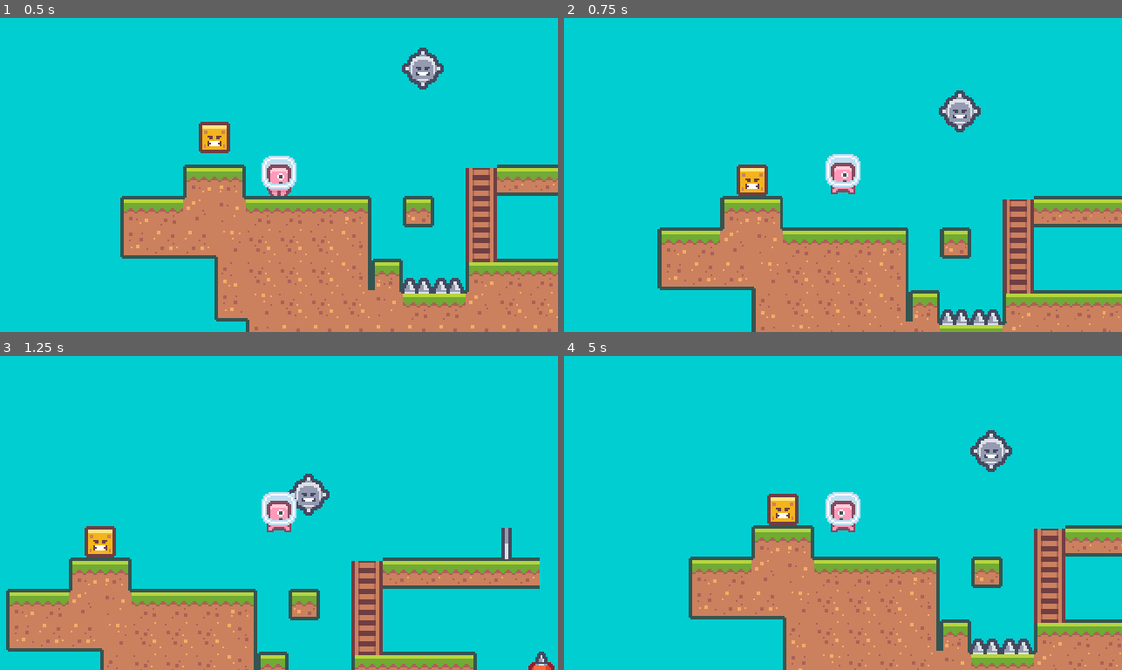
Above: before the commit, frames 1-4 (two rows, left to right).
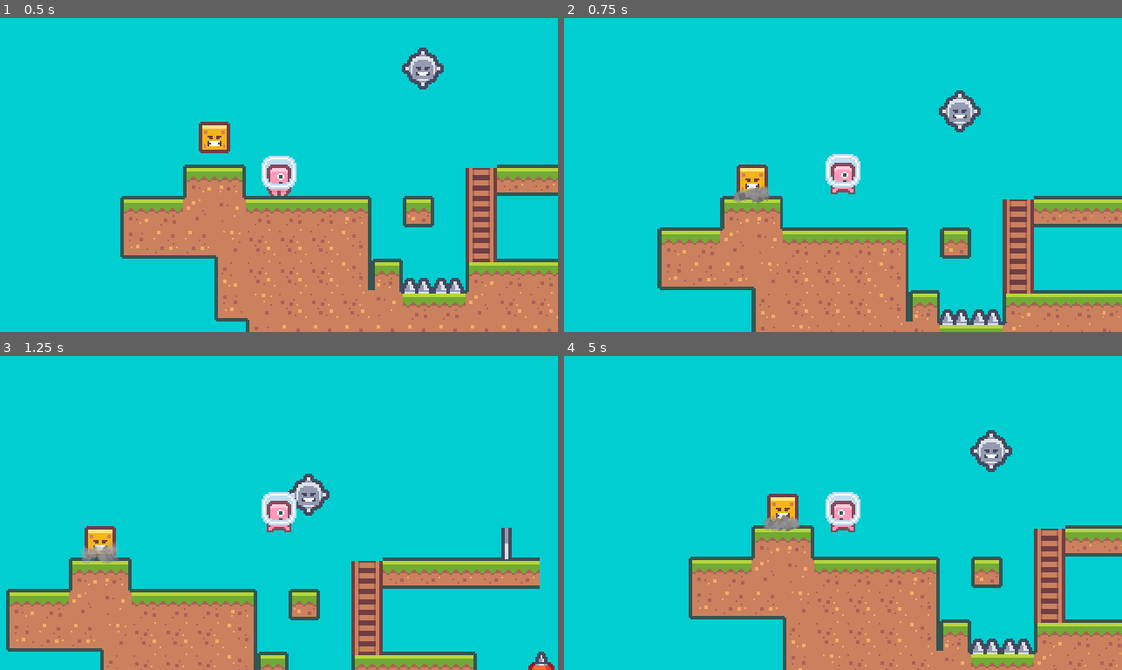
Above: after the commit, the same moments.

Repository: elbow667/PixelPlatformerG4
Game: Godot game, scene res://Scenes/world.tscn
Same seed, same stepped clock (60 frames per second), same inputs: the game is played once before the commit and once after it.
Inputs:
- Up to frame 1 (0.5 s): no input
- Up to frame 2 (0.75 s): tap Enter (ui_accept) at 0.5 s; hold D (ui_right) from 0.53 s (still down)
- Up to frame 3 (1.25 s): keep holding D (ui_right); tap Enter (ui_accept) at 0.77 s
- Up to frame 4 (5 s): tap Enter (ui_accept) at 1.52, 3.02, 3.77, 4.52 s; release D (ui_right) at 2.03 s; hold A (ui_left) 2.03-2.78 s; hold D (ui_right) 2.78-4.28 s; hold A (ui_left) from 4.28 s (still down)

Frame 1 is identical in both runs. In frame 2, 0.3% of the frame differs, in the area x 30-38%, y 53-60%; in frame 3, 0.4%, in the area x 14-22%, y 58-67%; in frame 4, 0.3%.
Error in both runs: Invalid assignment of property or key 'playback_speed' with value of type 'int' on a base object of type 'AnimationPlayer'. (res://Scripts/moving_spike_enemy.g…

Commit message:
Tutorial 13 Particles

Diff:
--- a/Scenes/stomp_enemy.tscn
+++ b/Scenes/stomp_enemy.tscn
@@ -28,6 +28,36 @@
 [sub_resource type="RectangleShape2D" id="RectangleShape2D_ipnow"]
 size = Vector2(14, 14)
 
+[sub_resource type="Gradient" id="Gradient_viiu8"]
+offsets = PackedFloat32Array(0.0128755, 0.600858, 0.948498)
+colors = PackedColorArray(0.654232, 0.654232, 0.654232, 0.988235, 0.995683, 0.995683, 0.995683, 0.362655, 1, 1, 1, 0)
+
+[sub_resource type="GradientTexture1D" id="GradientTexture1D_g2cms"]
+gradient = SubResource("Gradient_viiu8")
+
+[sub_resource type="Gradient" id="Gradient_v50xh"]
+offsets = PackedFloat32Array(0.0429185, 0.450644, 0.7897)
+colors = PackedColorArray(0.607843, 0.607843, 0.607843, 0.968627, 0.724644, 0.724642, 0.724643, 0.486275, 1, 1, 1, 0)
+
+[sub_resource type="GradientTexture1D" id="GradientTexture1D_ojuso"]
+gradient = SubResource("Gradient_v50xh")
+
+[sub_resource type="ParticleProcessMaterial" id="ParticleProcessMaterial_kckg4"]
+emission_shape = 3
+emission_box_extents = Vector3(9, 2, 0)
+particle_flag_disable_z = true
+direction = Vector3(0, -1, 0)
+gravity = Vector3(0, 2, 0)
+initial_velocity_max = 10.0
+angular_velocity_max = 1.0
+orbit_velocity_min = 0.0
+orbit_velocity_max = 0.0
+angle_max = 360.0
+scale_min = 4.0
+scale_max = 4.0
+color_ramp = SubResource("GradientTexture1D_ojuso")
+color_initial_ramp = SubResource("GradientTexture1D_g2cms")
+
 [node name="StompEnemy" type="Node2D"]
 script = ExtResource("1_1qogi")
 
@@ -48,3 +78,10 @@
 
 [node name="Timer" type="Timer" parent="."]
 one_shot = true
+
+[node name="GPUParticles2D" type="GPUParticles2D" parent="."]
+emitting = false
+amount = 64
+lifetime = 1.5
+explosiveness = 1.0
+process_material = SubResource("ParticleProcessMaterial_kckg4")
--- a/Scripts/stomp_enemy.gd
+++ b/Scripts/stomp_enemy.gd
@@ -8,6 +8,10 @@
 @onready var timer: = $Timer
 @onready var raycast: = $RayCast2D
 @onready var animatedSprite: = $AnimatedSprite2D
+@onready var particles: = $GPUParticles2D
+
+func _ready():
+	particles.one_shot = true
 
 func _physics_process(delta):
 	match state:
@@ -27,6 +31,7 @@
 		position.y = collision_point.y
 		state = LAND
 		timer.start(1.0)
+		particles.emitting = true
 
 func land_state():
 	if timer.time_left == 0:
Not shown: 2 places in Scenes/player.tscn that only renumber resources
Not shown: 1 places in Scenes/stomp_enemy.tscn that only renumber resources
Not shown, changed: README.md
